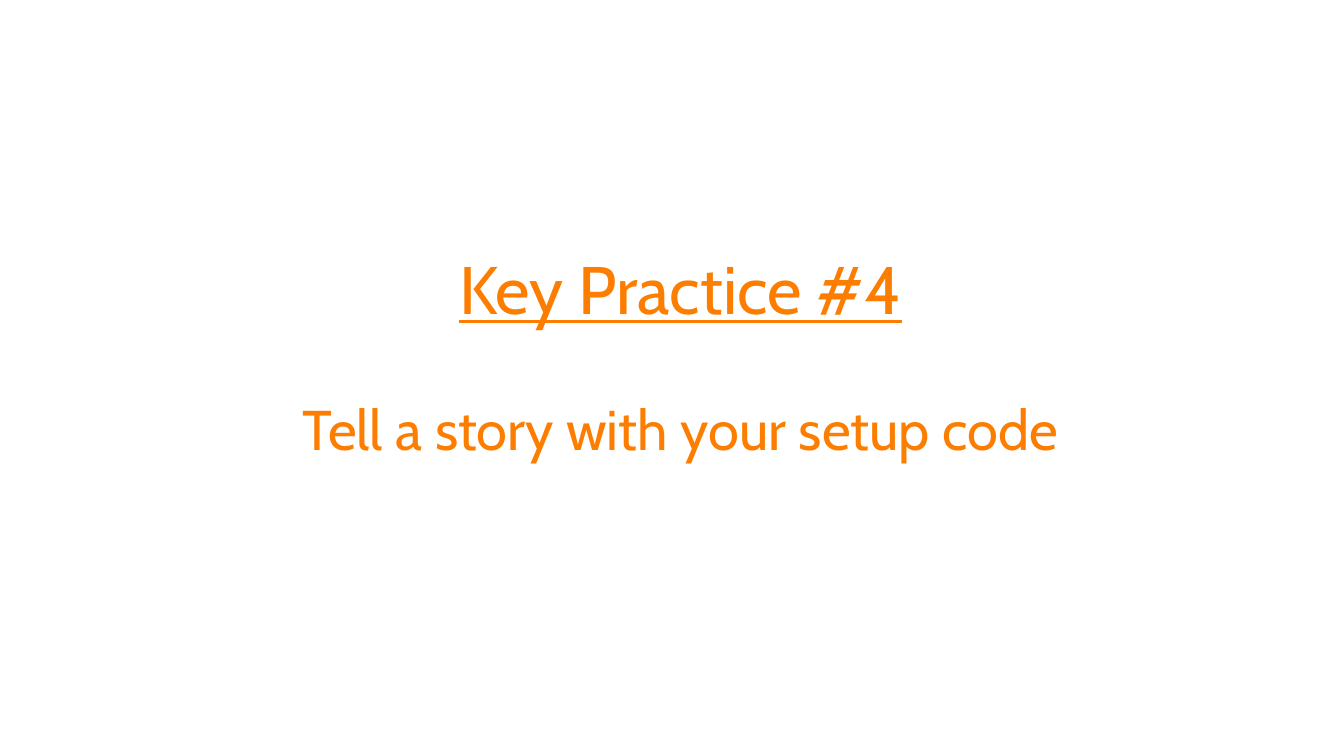
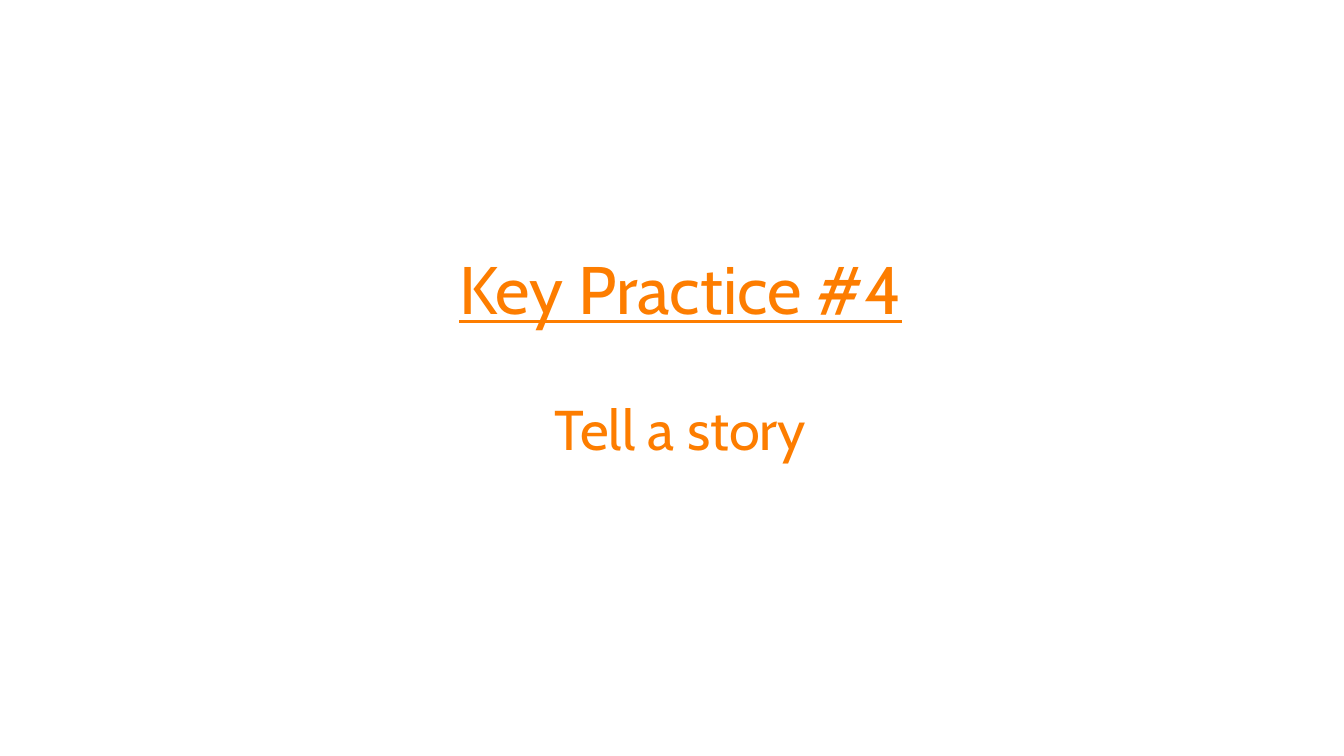
Before and after one commit to spetryjohnson/Talk-Patterns_of_Effective_Test_Setup, a slide deck: slide 47 of POETS - CodeMash 2017.pptx. Drawn at 1344x756 pixels with LibreOffice and Linux fonts; fonts in the diff are those of the drawing. Boxes give left, top, right and bottom in pixels: in the first picture for what was removed or moved away, otherwise in the second. Text is boxed around its words. In the diff, an @@ line names an element or a change of style, - is before the commit and + after.

```diff
--- a/POETS - CodeMash 2017.pptx
+++ b/POETS - CodeMash 2017.pptx
@@ title at bbox=[459, 267, 902, 462]: text changed; size 40 to 48 pt @@
-Key Practice #4
-Tell a story with your setup code
+Key Practice #4
+Tell a story
```
Also in this commit, not shown: 2 other slides changed, 6 slides added, 22 slides removed, 1 other file.
